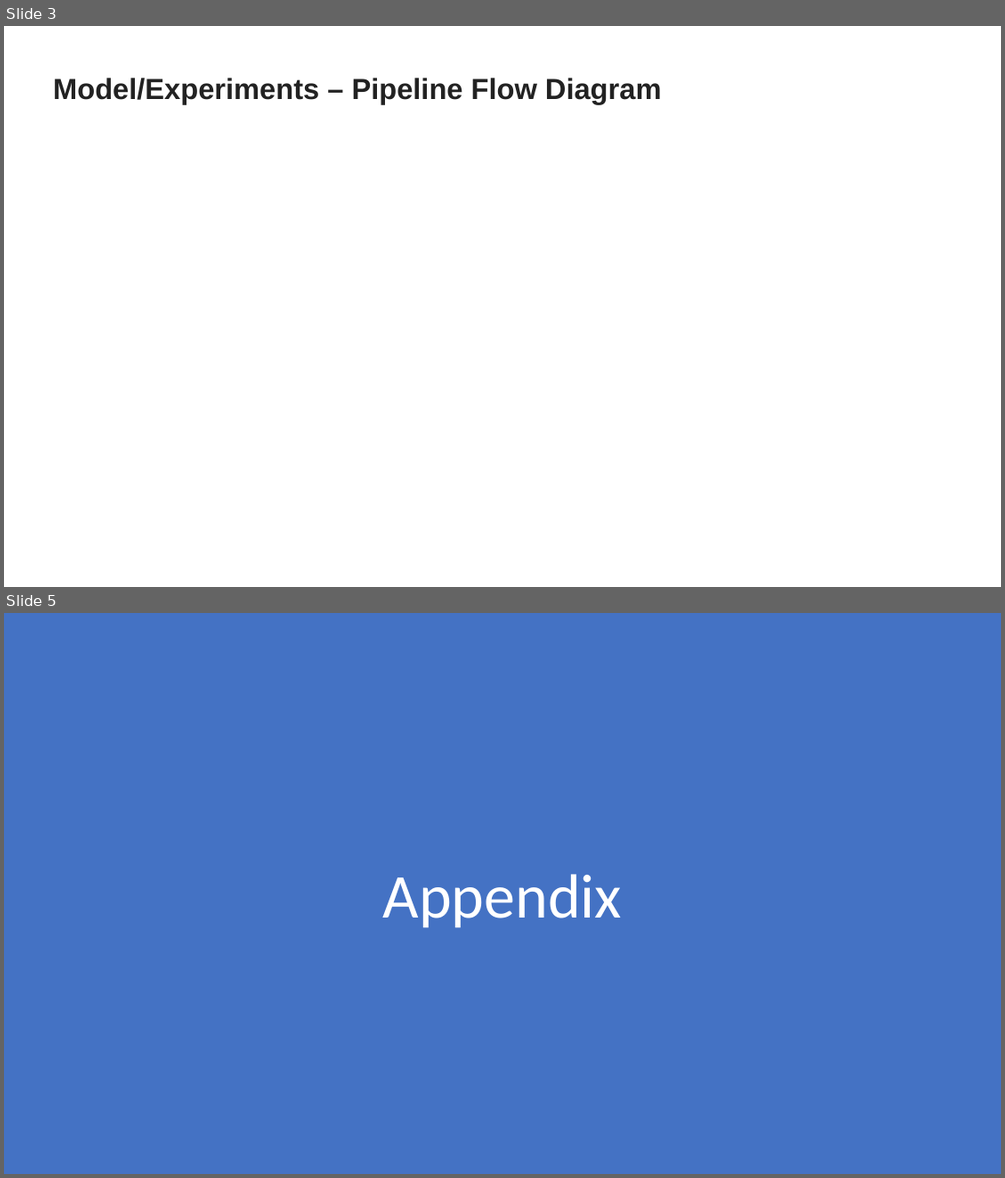
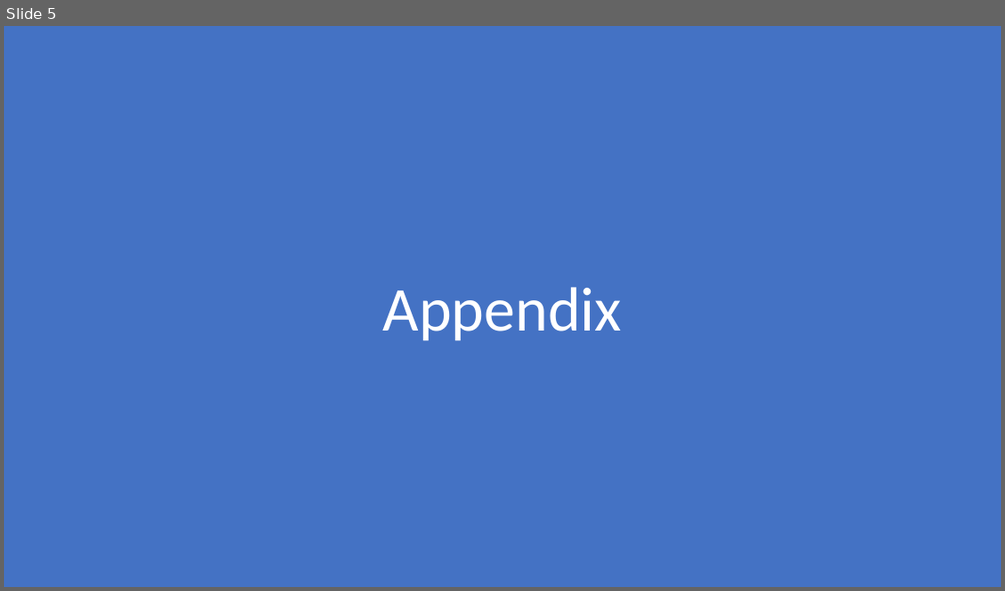
Before and after one commit to ravi-devgoblet/iisc_cohort4_group6_capstone, a slide deck: project_docs/Group 6 Capstone Project Presentation.pptx. Shown one above the other, each under a label of ours: slides 3 and 5 before the commit, slide 5 after it; the slides between them are not shown. The pictures are 1005x1178 and 1005x591 pixels, drawn with LibreOffice and Linux fonts; fonts in the diff are those of the drawing. Boxes give left, top, right and bottom in pixels: in the first picture for what was removed or moved away, otherwise in the second. Text is boxed around its words. In the diff, an @@ line names an element or a change of style, - is before the commit and + after.

```diff
--- a/project_docs/Group 6 Capstone Project Presentation.pptx
+++ b/project_docs/Group 6 Capstone Project Presentation.pptx
@@ slide 3 removed at (4, 26, 1001, 587), background #FFFFFF @@
@@ text removed at (53, 78, 662, 104) @@
-Model/Experiments – Pipeline Flow Diagram
```
Also in this commit, not shown: 2 slides changed, 2 slides added, 2 other slides removed.
